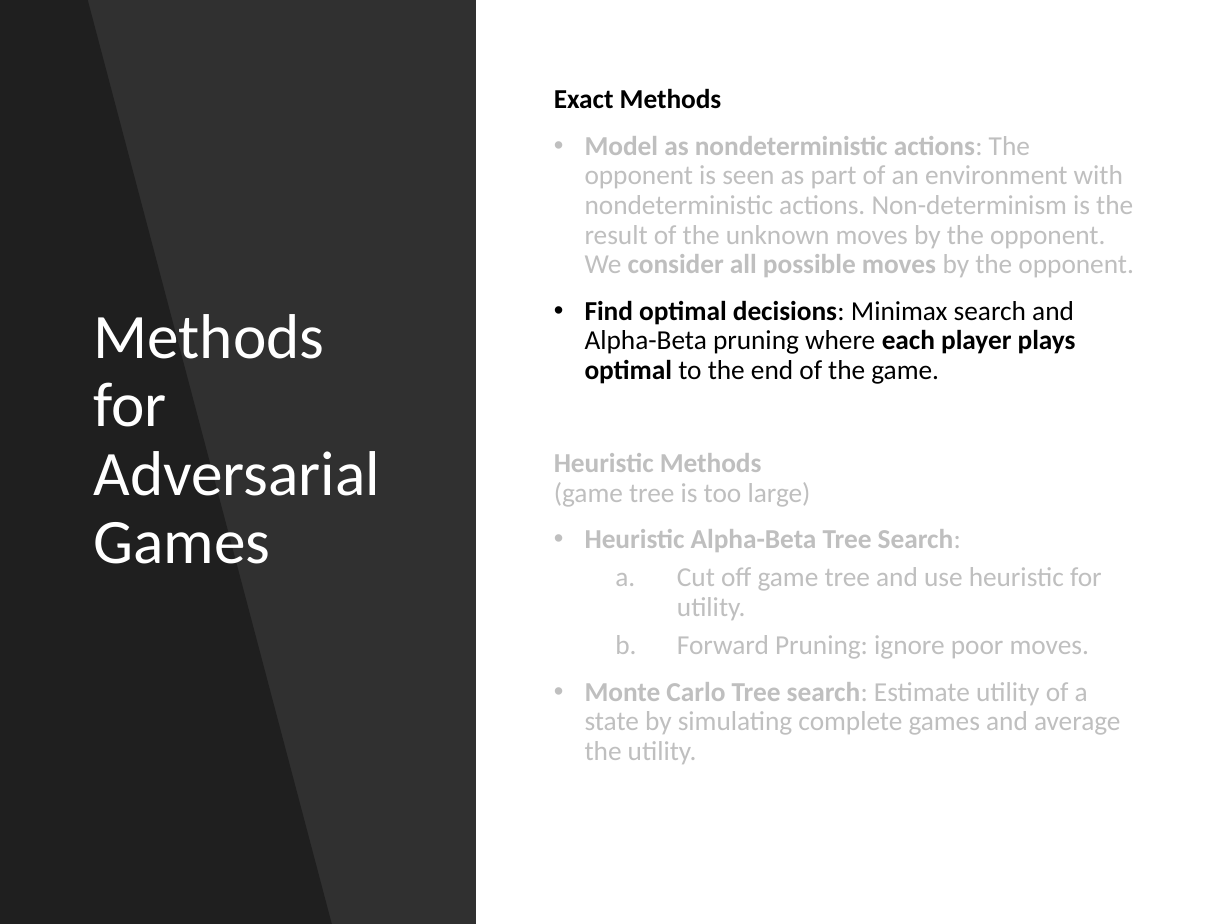
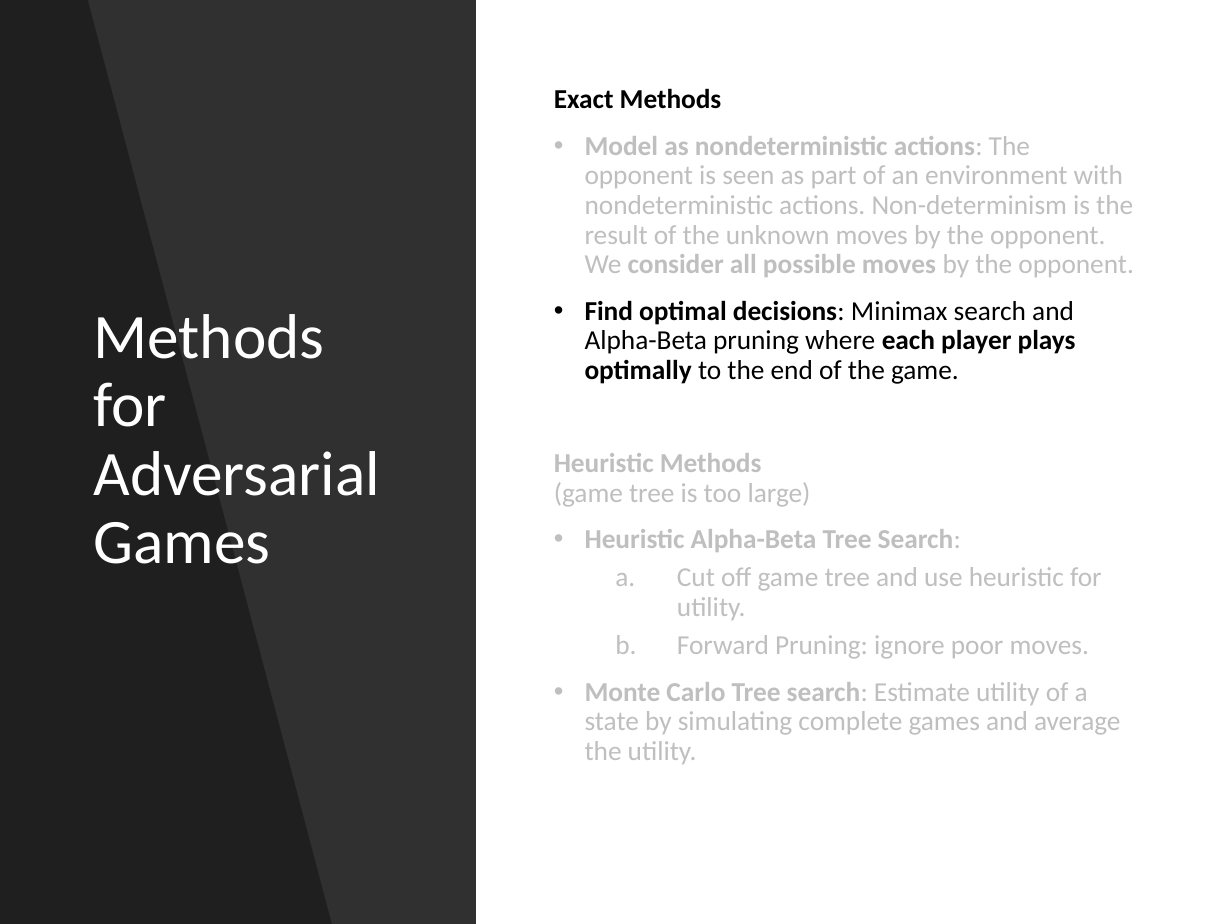
Before and after one commit to mhahsler/CS7320-AI, a slide deck: slide 15 of slides/05_games.pptx. Drawn at 1232x924 pixels with LibreOffice and Linux fonts; fonts in the diff are those of the drawing. Boxes give left, top, right and bottom in pixels: in the first picture for what was removed or moved away, otherwise in the second. Text is boxed around its words. In the diff, an @@ line names an element or a change of style, - is before the commit and + after.

Commit message:
added a second pruning exercise.

```diff
--- a/slides/05_games.pptx
+++ b/slides/05_games.pptx
@@ text at bbox=[585, 300, 1076, 384]: text changed @@
-• Find optimal decisions: Minimax search and Alpha-Beta pruning where each player plays optimal to the end of the game.
+• Find optimal decisions: Minimax search and Alpha-Beta pruning where each player plays optimally to the end of the game.
```
Also in this commit, not shown: 6 other slides changed, 1 slide added, 1 other file.
